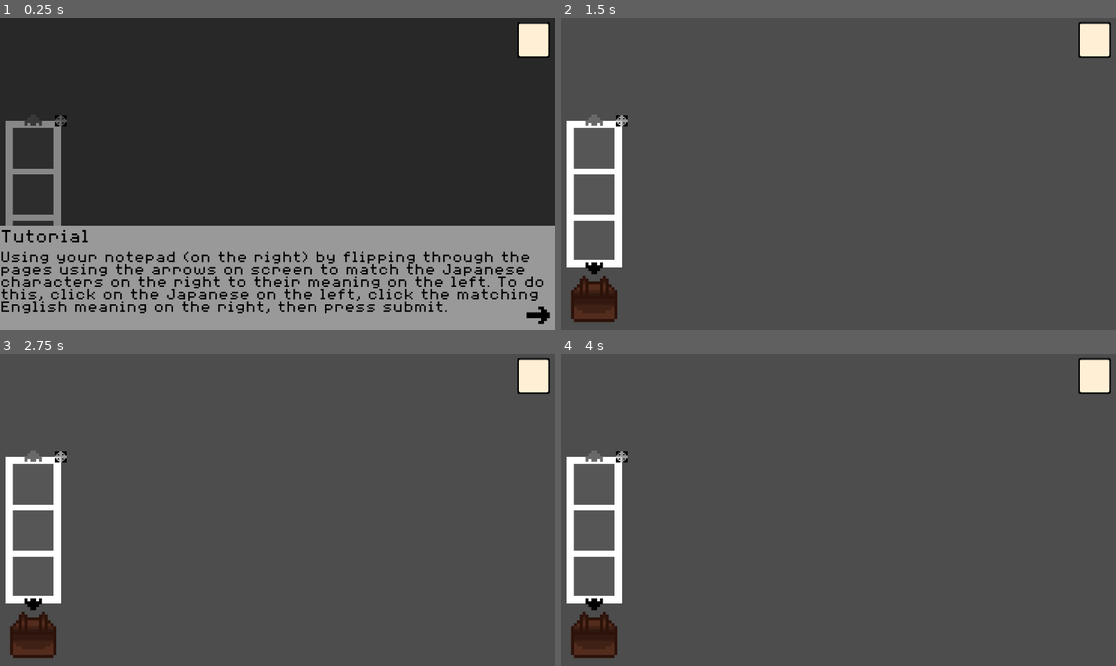
Above: before the commit, frames 1-4 (two rows, left to right).
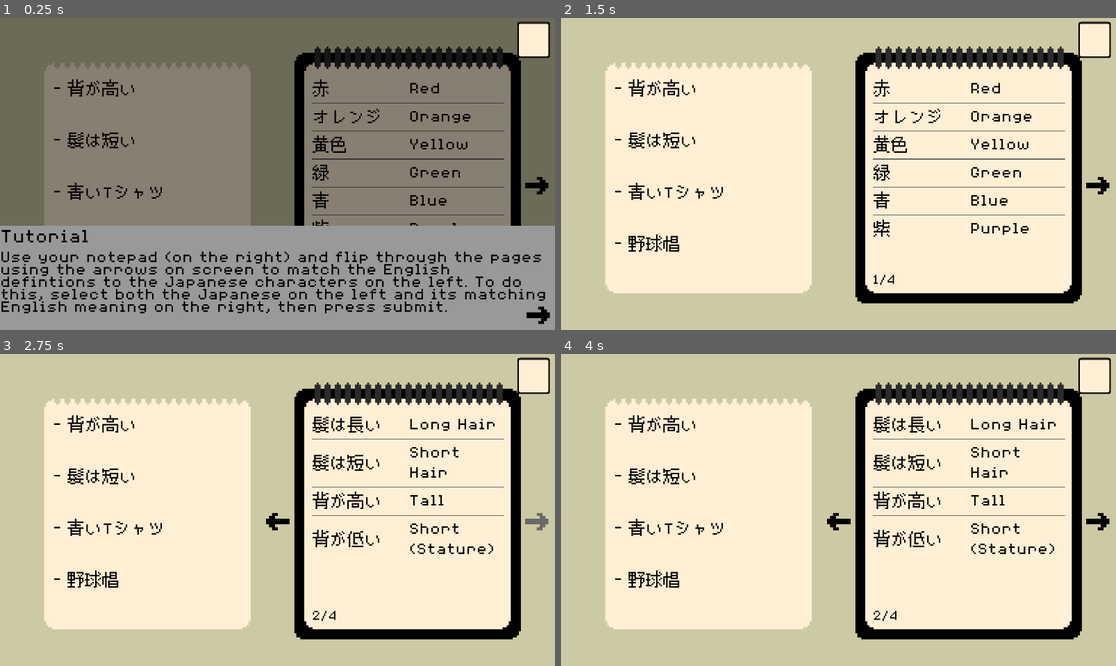
Above: after the commit, the same moments.

Repository: emkartch/Capstone_Bottoh
Game: Godot game, scene res://main.tscn
Two runs of this game, one before a commit and one after it. Both use one fixed random seed, a clock stepped at 60 frames per second and the inputs below.
Inputs (mouse positions are in pixels of both pictures, inside the frame that each line leads up to):
- Up to frame 1 (0.25 s): no input
- Up to frame 2 (1.5 s): click (1099, 314) at 0.5 s; click (594, 298) at 1.27 s
- Up to frame 3 (2.75 s): click (538, 522) at 2.02 s
- Up to frame 4 (4 s): click (594, 603) at 2.77 s; click (594, 456) at 3.52 s

The runs differ from the first frame. In frame 1, 68% of the frame differs, in the area x 0-100%, y 0-91%; in frame 2, 99%, in the area x 0-100%, y 0-100%; in frame 3, 99%; in frame 4, 99%.

Commit message:
Tutorial language changes

Diff:
--- a/没頭-(bottō)/hud/hud.gd
+++ b/没頭-(bottō)/hud/hud.gd
@@ -7,10 +7,10 @@
 @onready var goal_open = $Goal/GoalOpen
 
 func show_start():
-	dialog.display_line(true,"Using your notepad (on the right) by flipping through the pages using the arrows on screen to match the Japanese characters on the right to their meaning on the left. To do this, click on the Japanese on the left, click the matching English meaning on the right, then press submit.","Tutorial")
+	dialog.display_line(true,"Use your notepad (on the right) and flip through the pages using the arrows on screen to match the English defintions to the Japanese characters on the left. To do this, select both the Japanese on the left and its matching English meaning on the right, then press submit.","Tutorial")
 
 func show_end():
-	dialog.display_line("You did it!","Tutorial")
+	dialog.display_line(true,"You did it!","Tutorial")
 
 func _on_goal_button_pressed() -> void:
 
--- a/没頭-(bottō)/hud/hud.tscn
+++ b/没頭-(bottō)/hud/hud.tscn
@@ -114,8 +114,10 @@
 text = "Goal:"
 
 [node name="GoalText" type="Label" parent="Goal/GoalOpen/VBoxContainer" unique_id=1516768583]
+custom_minimum_size = Vector2(100, 0)
 layout_mode = 2
-text = "Goal text"
+text = "Match the Japanese characters to their English meanings."
+autowrap_mode = 2
 
 [node name="ExitGoalButton" type="TextureButton" parent="Goal/GoalOpen" unique_id=1785703919]
 layout_mode = 1
--- a/没頭-(bottō)/main.tscn
+++ b/没頭-(bottō)/main.tscn
@@ -7,8 +7,8 @@
 [node name="Main" type="Node" unique_id=1584147130]
 
 [node name="FinalPuzzle" parent="." unique_id=3365082 instance=ExtResource("1_0xm2m")]
+
+[node name="Inventory" parent="." unique_id=1839383855 instance=ExtResource("2_h2yge")]
 visible = false
 
-[node name="Inventory" parent="." unique_id=1839383855 instance=ExtResource("2_h2yge")]
-
 [node name="HUD" parent="." unique_id=179951230 instance=ExtResource("1_ig7tw")]
